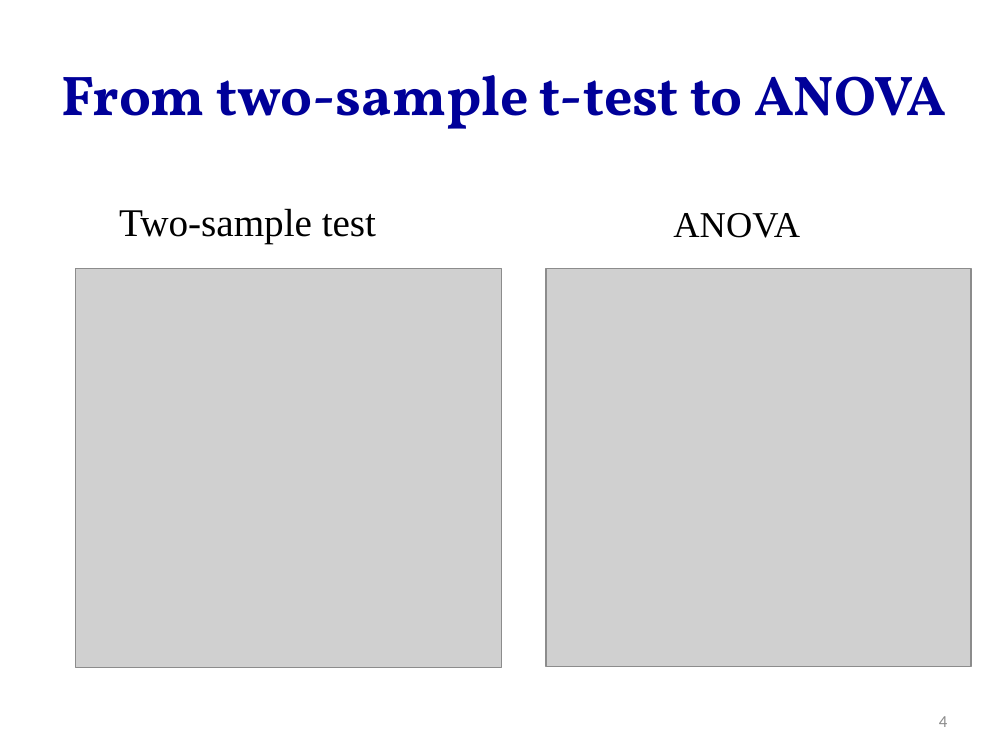
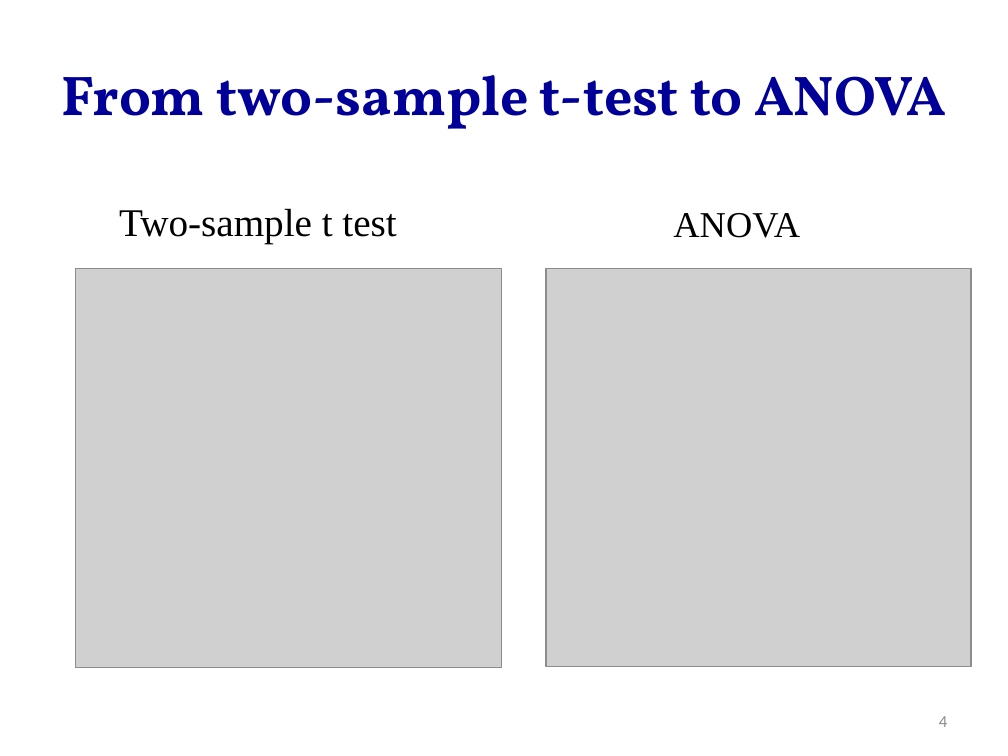
Before and after one commit to hejibo/Psychological-Statistics, a slide deck: slide 4 of Lecture 16_ANOVA/Lecture 16_ANOVA.pptx. Drawn at 1008x756 pixels with LibreOffice and Linux fonts; fonts in the diff are those of the drawing; grey boxes stand for pictures. Boxes give left, top, right and bottom in pixels: in the first picture for what was removed or moved away, otherwise in the second. Text is boxed around its words. In the diff, an @@ line names an element or a change of style, - is before the commit and + after.

```diff
--- a/Lecture 16_ANOVA/Lecture 16_ANOVA.pptx
+++ b/Lecture 16_ANOVA/Lecture 16_ANOVA.pptx
@@ text at <box>119,208,396,244</box>: text changed @@
-Two-sample test
+Two-sample t test
```
Also in this commit, not shown: 3 other slides changed, 4 slides added, 1 slide removed, 19 other files.
